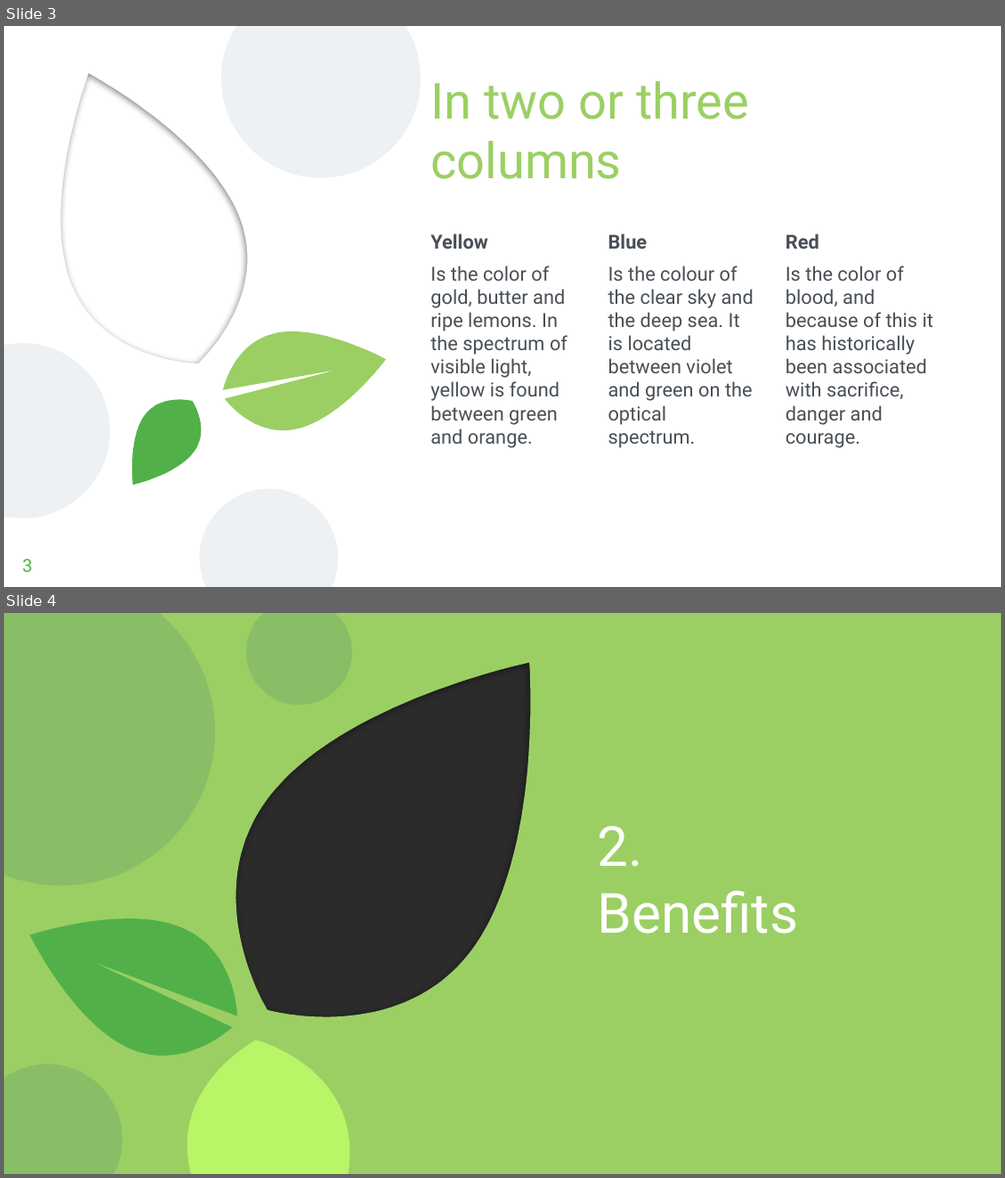
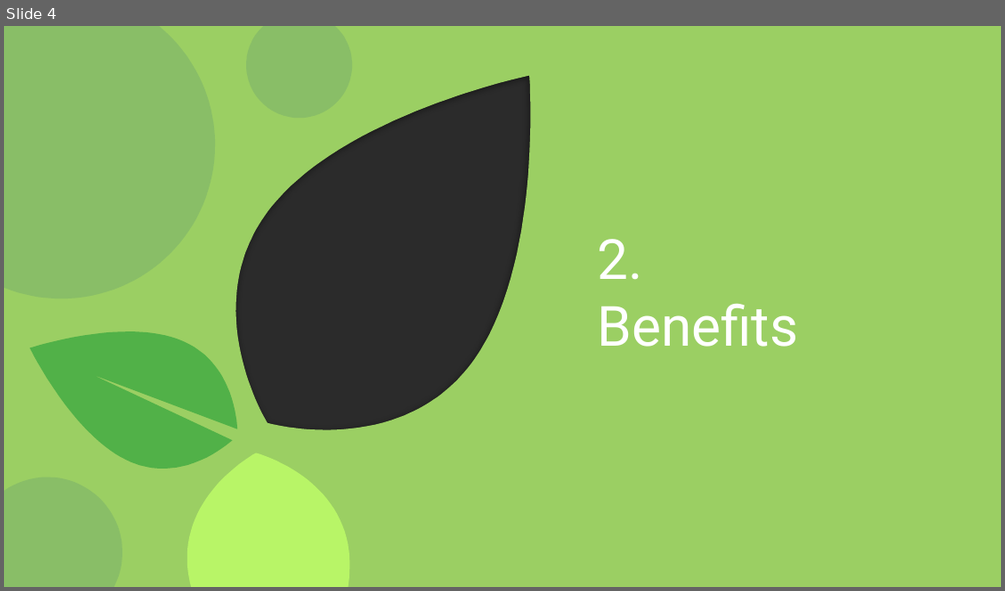
Before and after one commit to meetanubhav/KishanBandhu, a slide deck: Kishan Bhandu.pptx. Shown one above the other, each under a label of ours: slides 3 and 4 before the commit, slide 4 after it. The pictures are 1005x1178 and 1005x591 pixels, drawn with LibreOffice and Linux fonts; fonts in the diff are those of the drawing; background and template pictures are left out; a plain dark background stands for a picture behind light text. Boxes give left, top, right and bottom in pixels: in the first picture for what was removed or moved away, otherwise in the second. Text is boxed around its words. In the diff, an @@ line names an element or a change of style, - is before the commit and + after.

```diff
--- a/Kishan Bhandu.pptx
+++ b/Kishan Bhandu.pptx
@@ slide 3 removed at bbox=[4, 26, 1001, 587], background picture (left out) @@
@@ freeform shape removed at bbox=[4, 26, 1001, 586] @@
@@ freeform shape removed at bbox=[221, 26, 421, 177] @@
@@ title removed at bbox=[430, 81, 749, 179] @@
-In two or three columns
@@ text removed at bbox=[430, 233, 567, 448] @@
-Yellow
-Is the color of gold, butter and ripe lemons. In the spectrum of visible light, yellow is found between green and orange.
@@ text removed at bbox=[608, 233, 753, 448] @@
-Blue
-Is the colour of the clear sky and the deep sea. It is located between violet and green on the optical spectrum.
@@ text removed at bbox=[785, 233, 933, 448] @@
-Red
-Is the color of blood, and because of this it has historically been associated with sacrifice, danger and courage.
@@ freeform shape removed at bbox=[4, 343, 110, 518] @@
@@ freeform shape removed at bbox=[223, 331, 386, 430] @@
@@ freeform shape removed at bbox=[125, 390, 208, 496] @@
@@ freeform shape removed at bbox=[200, 489, 338, 586] @@
@@ page number removed at bbox=[23, 558, 32, 572] @@
-3
```
Also in this commit, not shown: 1 slide changed, 1 slide added, 1 other file.
